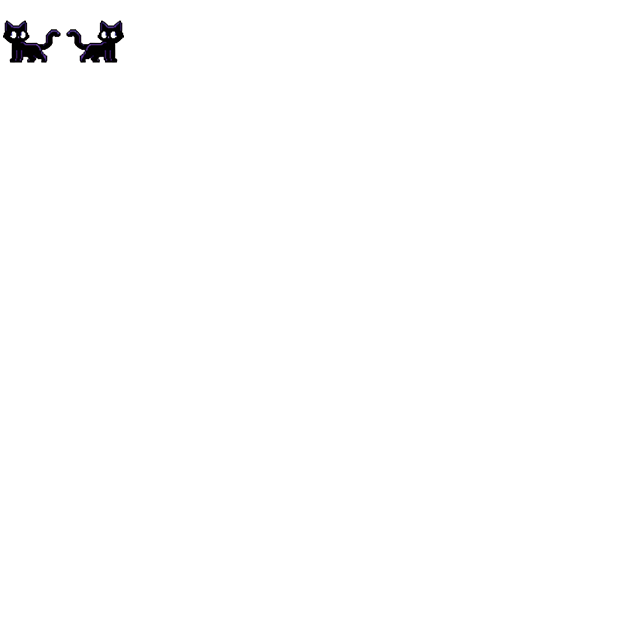
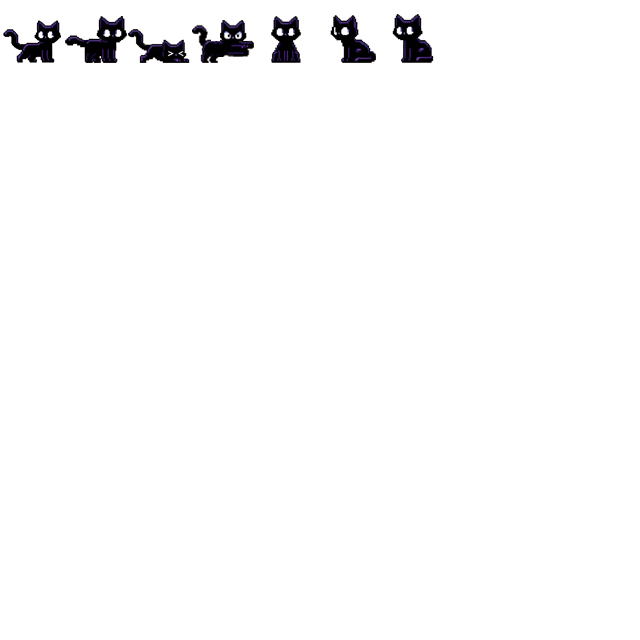
Comparing the layer stacks of the two 640x640 images. Changes:
removed layer "skinPlayer2" over box(66, 20, 124, 63)
renamed "skinPlayer1" to "standUp1", painted on it over box(3, 20, 61, 63)
added layer "standUp2" above "laydown" over box(65, 16, 127, 63)
added layer "laydown" above "pullBack" over box(128, 29, 190, 63)
added layer "pullBack" above "sitDown1" over box(192, 20, 254, 63)
added layer "sitDown1" above "sitDown2" over box(271, 16, 302, 63)
added layer "sitDown2" above "sitDown3" over box(330, 15, 376, 63)
added layer "sitDown3" above "Plano de Fundo" over box(392, 14, 434, 63)
